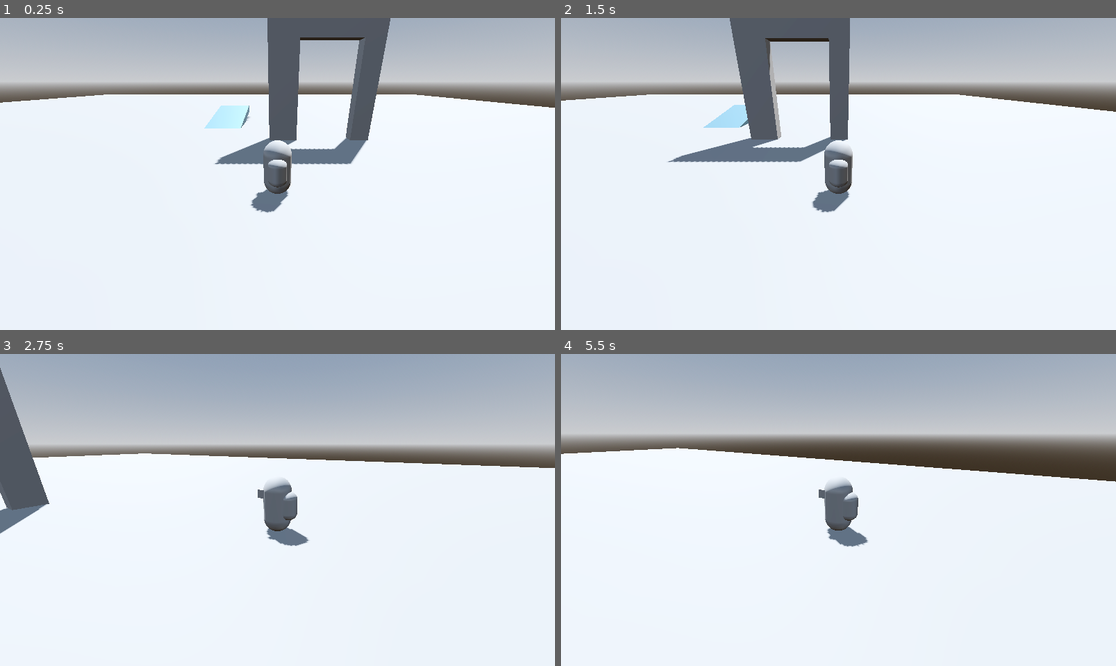
Above: before the commit, frames 1-4 (two rows, left to right).
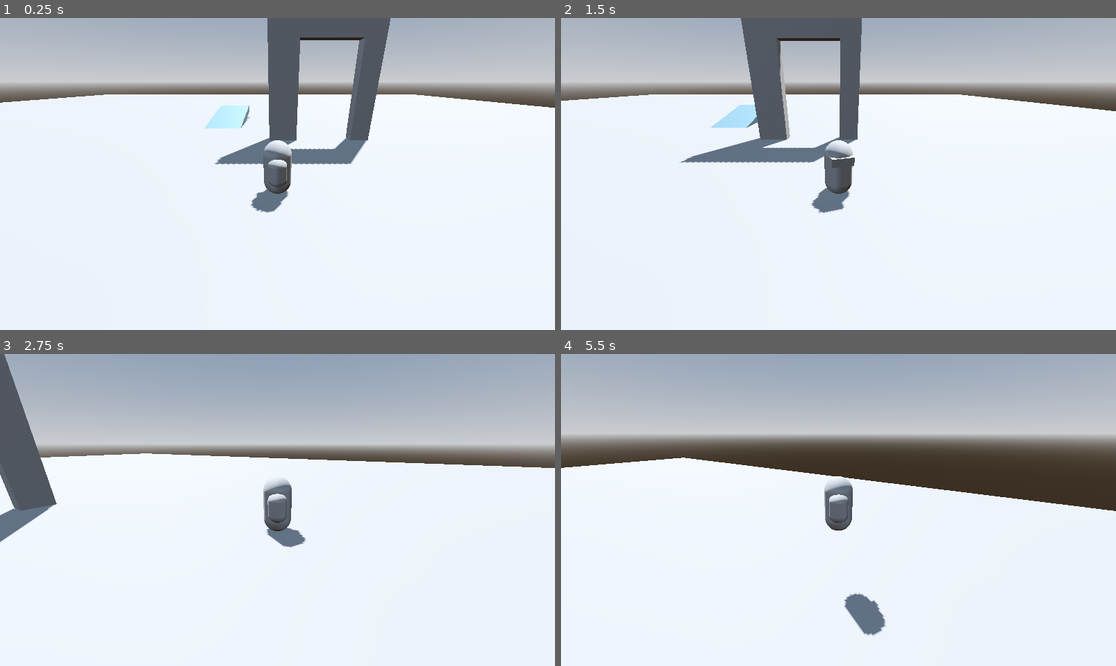
Above: after the commit, the same moments.

Repository: mahimtiwari/Shogai-Run
Game: Godot game, scene res://SceneTest3d.tscn
The game is run twice, just before and just after one commit, with the same random seed, the same clock (stepped at 60 frames per second) and the same inputs.
Inputs (mouse positions are in pixels of both pictures, inside the frame that each line leads up to):
- Up to frame 1 (0.25 s): no input
- Up to frame 2 (1.5 s): tap Enter at 0.5 s; move the mouse to (960, 158) at 0.52 s; hold D (right) 0.53-1.28 s; tap Space (jump) at 0.6, 0.77, 1.07 s; move the mouse to (727, 189) at 1.27 s; hold S (back) from 1.28 s (still down); click (727, 189) at 1.35 s
- Up to frame 3 (2.75 s): tap Space (jump) at 1.52, 1.55, 1.82, 2.1 s; move the mouse to (288, 503) at 2.02 s; release S (back) at 2.03 s; hold W (forward) from 2.03 s (still down)
- Up to frame 4 (5.5 s): keep holding W (forward); move the mouse to (832, 516) at 2.77 s; click (832, 516) at 2.85 s; tap Space (jump) at 3.02, 3.05, 3.32, 3.6, 3.77, 4.07, 4.52, 4.55, 4.82, 5.1 s; move the mouse to (877, 513) at 3.52 s; move the mouse to (794, 506) at 4.27 s; click (794, 506) at 4.35 s; move the mouse to (844, 510) at 5.02 s

The runs differ from the first frame. In frame 1, less than 0.1% of the frame differs, in the area x 5-69%, y 20-27%; in frame 2, 3.6%; in frame 3, 1.4%; in frame 4, 6.9%, in the area x 0-100%, y 30-91%.

Commit message:
added jump and fall

Diff:
--- a/Player3d.tscn
+++ b/Player3d.tscn
@@ -15,6 +15,7 @@
 script = ExtResource("1_di3jm")
 
 [node name="CollisionShape3D" type="CollisionShape3D" parent="."]
+unique_name_in_owner = true
 shape = SubResource("ConvexPolygonShape3D_rn1i3")
 
 [node name="MeshInstance3D" type="MeshInstance3D" parent="CollisionShape3D"]
--- a/SceneTest3d.tscn
+++ b/SceneTest3d.tscn
@@ -46,5 +46,6 @@
 
 [node name="CSGBox3D3" type="CSGBox3D" parent="."]
 transform = Transform3D(2.10014, 0, 0, 0, 0.591324, -1.37976, 0, 0.116228, 7.01972, 0.59015, 0.817979, 0)
+use_collision = true
 size = Vector3(1.56201, 1, 1)
 material = SubResource("StandardMaterial3D_y8xcq")
--- a/player.gd
+++ b/player.gd
@@ -8,11 +8,17 @@
 @export_group("Movement")
 @export var move_speed := 8.0
 @export var acceleration := 20.0
+@export var rotation_speed := 8.0
+@export var jump_velocity := 12.0
 
+
+var _last_movement_direction := Vector3.FORWARD
 var _camera_input_direction := Vector2.ZERO
+var _gravity := -30.0
+
 @onready var _camera_pivot: Node3D = %CameraPivot
 @onready var _camera: Node3D = %CameraPivot/Camera3D
-
+@onready var _character_solidObj = %CollisionShape3D
 func _input(event: InputEvent) -> void:
 	if event.is_action_pressed("left_click"):
 		Input.mouse_mode = Input.MOUSE_MODE_CAPTURED
@@ -51,7 +57,24 @@
 	move_direction.y = 0
 	move_direction = move_direction.normalized()
 
+	var y_velocity := velocity.y
+
 	velocity = velocity.move_toward(move_direction * move_speed,
 	 acceleration * delta)
 
+	velocity.y = y_velocity + _gravity*delta
+
+	var is_starting_jump := Input.is_action_just_pressed("jump") and is_on_floor()
+	if is_starting_jump:
+		velocity.y += jump_velocity
+
 	move_and_slide()
+
+	if move_direction.length() >0.2:
+
+		_last_movement_direction = move_direction
+	var t_angle := Vector3.FORWARD.signed_angle_to(
+		_last_movement_direction,
+		Vector3.UP)
+
+	_character_solidObj.global_rotation.y = lerp_angle(_character_solidObj.rotation.y, t_angle, rotation_speed * delta)
